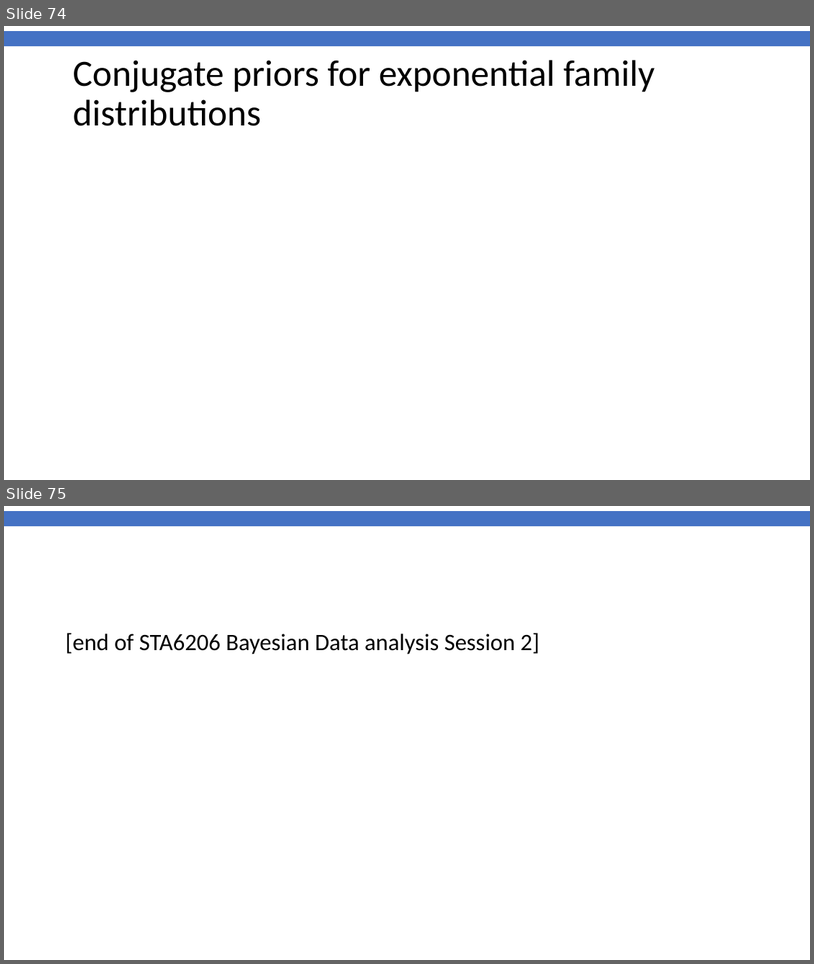
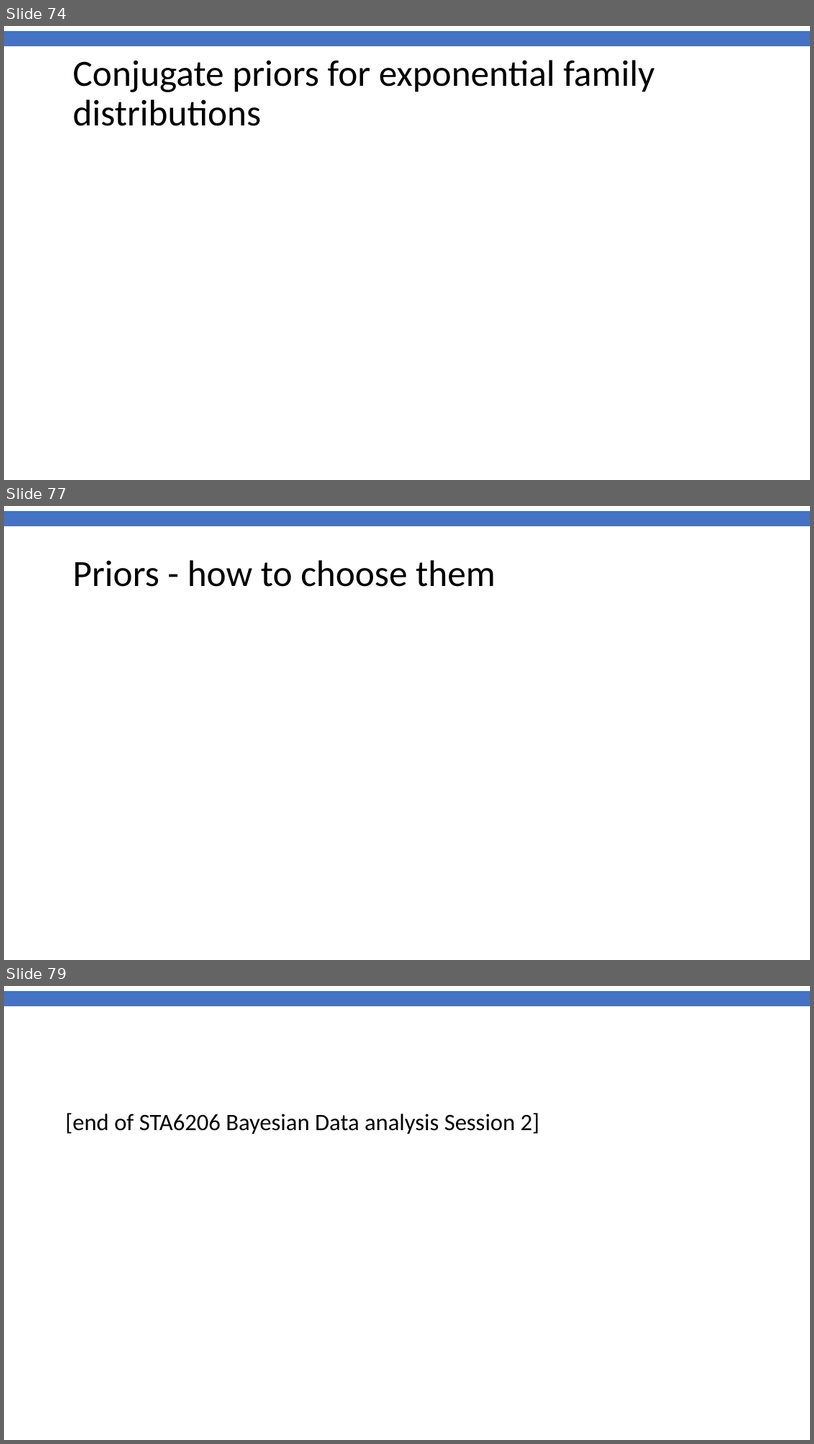
Before and after one commit to anhnguyendepocen/Chanco_STA6206, a slide deck: Chanco_STA6206_BDA_2019_Henrion_Session2.pptx. Shown one above the other, each under a label of ours: slides 74 and 75 before the commit, slides 74, 77 and 79 after it; the slides between them are not shown. The pictures are 814x964 and 814x1444 pixels, drawn with LibreOffice and Linux fonts; fonts in the diff are those of the drawing; background and template pictures are left out. Boxes give left, top, right and bottom in pixels: in the first picture for what was removed or moved away, otherwise in the second. Text is boxed around its words. In the diff, an @@ line names an element or a change of style, - is before the commit and + after.

```diff
--- a/Chanco_STA6206_BDA_2019_Henrion_Session2.pptx
+++ b/Chanco_STA6206_BDA_2019_Henrion_Session2.pptx
@@ slide 77 added at (4,506,810,960), background #FFFFFF; not listed: 1 template element that a slide beside it also shows @@
@@ title added at (73,560,496,587), 44 pt, text #000000 @@
+Priors - how to choose them
@@ what was slide 75 is now slide 79 @@
```
Also in this commit, not shown: 3 other slides added, 1 other file.
